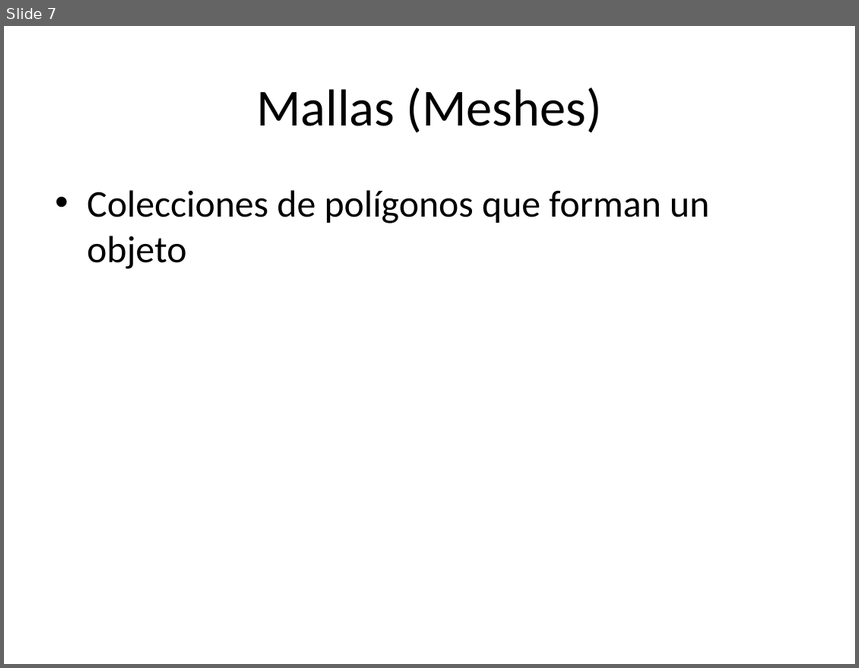
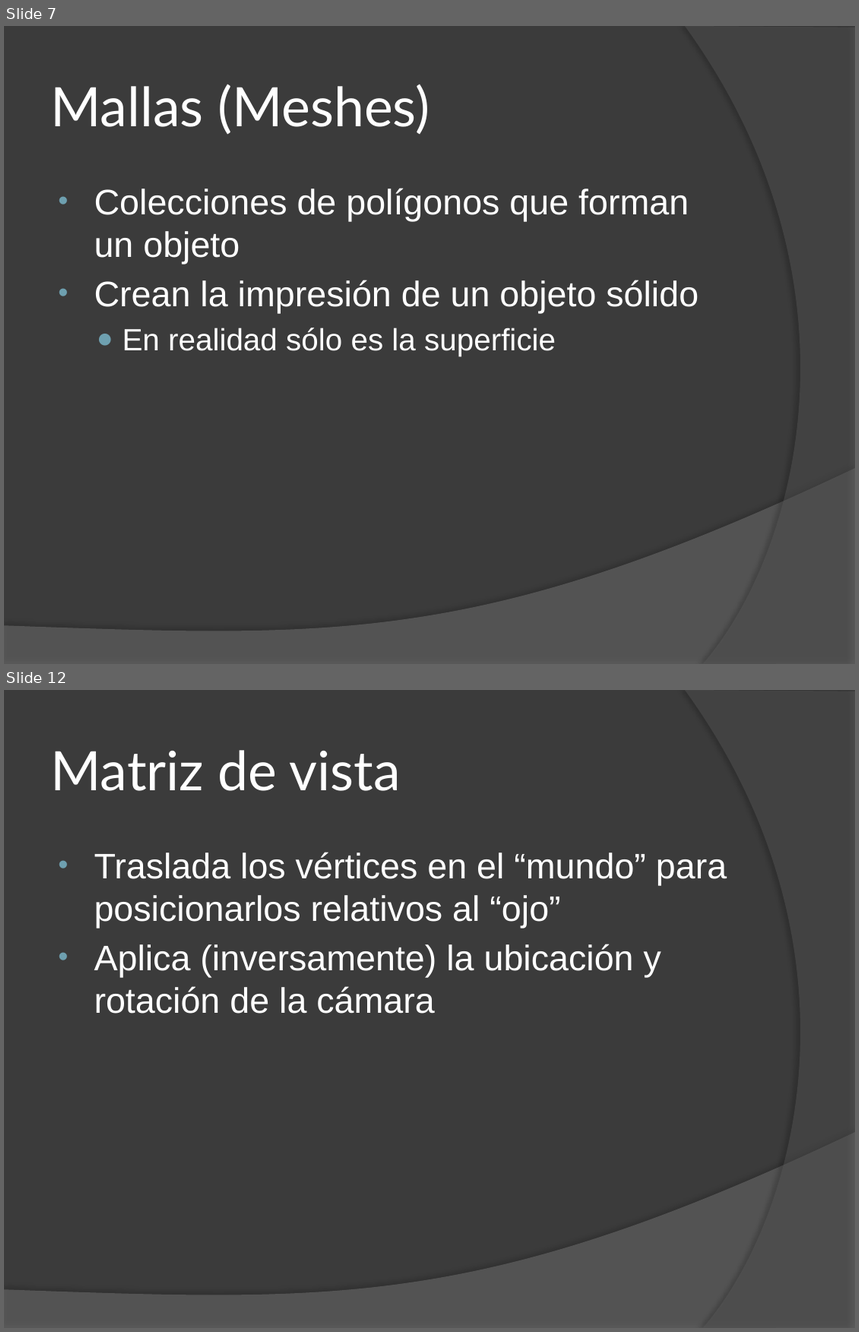
Before and after one commit to EdLev/EngineTallerGraficosUNA, a slide deck: Docs/Introducción a los Gráficos 3D.pptx. Shown one above the other, each under a label of ours: slide 7 before the commit, slides 7 and 12 after it; the slides between them are not shown. The pictures are 859x668 and 859x1332 pixels, drawn with LibreOffice and Linux fonts; fonts in the diff are those of the drawing. Boxes give left, top, right and bottom in pixels: in the first picture for what was removed or moved away, otherwise in the second. Text is boxed around its words. In the diff, an @@ line names an element or a change of style, - is before the commit and + after.

```diff
--- a/Docs/Introducción a los Gráficos 3D.pptx
+++ b/Docs/Introducción a los Gráficos 3D.pptx
@@ slide 12 added at (x1=4, y1=690, x2=855, y2=1328), background #3B3B3B; not listed: 2 template elements that a slide beside it also shows @@
@@ title added at (x1=51, y1=750, x2=401, y2=791), 46 pt, text #FFFFFF @@
+Matriz de vista
@@ text added at (x1=94, y1=852, x2=727, y2=1014), 30 pt, text #FFFFFF @@
+• Traslada los vértices en el “mundo” para posicionarlos relativos al “ojo”
+• Aplica (inversamente) la ubicación y rotación de la cámara
@@ slide 7 changed as well @@
@@ background #FFFFFF to #3B3B3B @@
@@ freeform shape added at (x1=685, y1=26, x2=855, y2=664), fill #5E5E5E at 40% opacity @@
@@ title "Mallas (Meshes)" at (x1=51, y1=84, x2=430, y2=135): size 44 to 46 pt, font Calibri to Lato, text colour #000000 to #FFFFFF; alignment centre to left @@
@@ text at (x1=94, y1=188, x2=689, y2=264): size 32 to 30 pt, font Calibri to Arial, text colour #000000 to #FFFFFF in "Colecciones de polígonos que forman un objeto"; indent changed @@
@@ text at (x1=94, y1=280, x2=699, y2=357): paragraphs added @@
+• Crean la impresión de un objeto sólido
+  ● En realidad sólo es la superficie
@@ freeform shape added at (x1=4, y1=468, x2=855, y2=664), fill #7F7F7F at 45% opacity @@
```
Also in this commit, not shown: 6 other slides changed, 6 other slides added.
